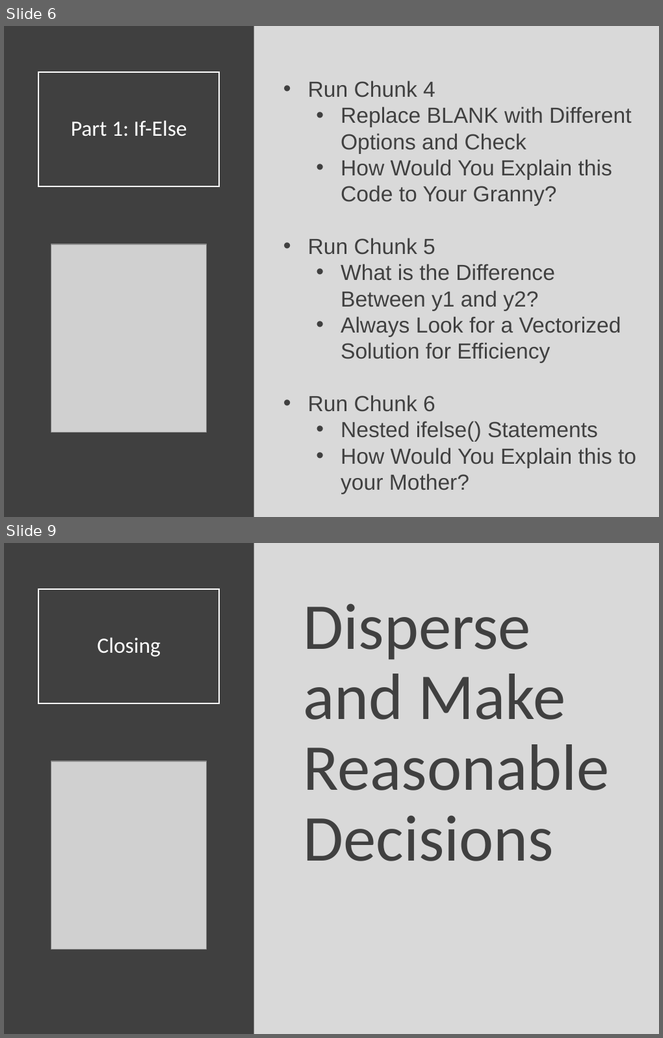
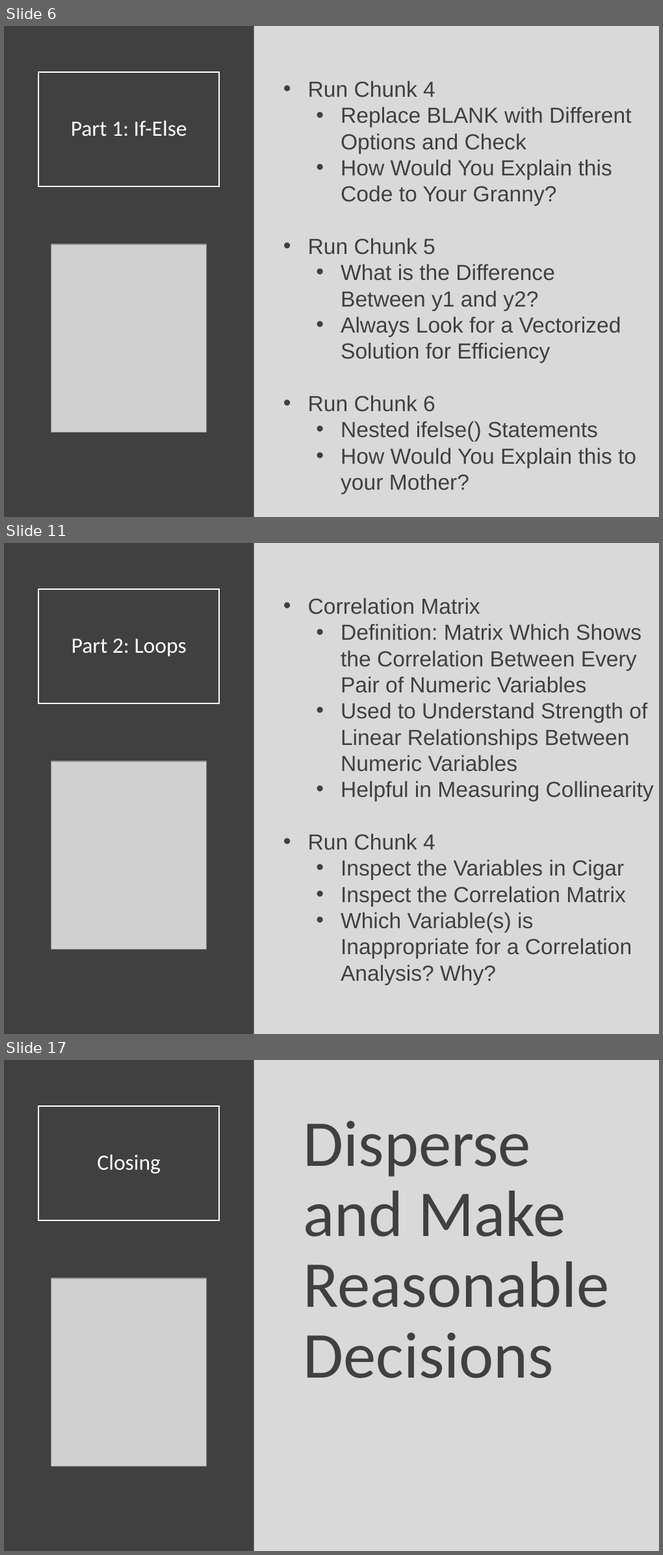
Before and after one commit to Yixf-Self/STOR320_WEBSITE, a slide deck: Lecture/Lecture 18/Lecture 18.pptx. Shown one above the other, each under a label of ours: slides 6 and 9 before the commit, slides 6, 11 and 17 after it; the slides between them are not shown. The pictures are 663x1038 and 663x1555 pixels, drawn with LibreOffice and Linux fonts; fonts in the diff are those of the drawing; grey boxes stand for pictures. Boxes give left, top, right and bottom in pixels: in the first picture for what was removed or moved away, otherwise in the second. Text is boxed around its words. In the diff, an @@ line names an element or a change of style, - is before the commit and + after.

```diff
--- a/Lecture/Lecture 18/Lecture 18.pptx
+++ b/Lecture/Lecture 18/Lecture 18.pptx
@@ slide 11 added at <box>4,543,659,1034</box>, background #D9D9D9 @@
@@ rectangle added at <box>4,543,254,1034</box>, fill #404040 @@
@@ title added at <box>38,589,220,704</box>, outline #FFFFFF 1.5 pt, 24 pt, text #FFFFFF @@
+Part 2: Loops
@@ text added at <box>308,598,654,986</box>, 24 pt, text #404040 @@
+• Correlation Matrix
+  • Definition: Matrix Which Shows the Correlation Between Every Pair of Numeric Variables
+  • Used to Understand Strength of Linear Relationships Between Numeric Variables
+  • Helpful in Measuring Collinearity
+• Run Chunk 4
+  • Inspect the Variables in Cigar
+  • Inspect the Correlation Matrix
+  • Which Variable(s) is Inappropriate for a Correlation Analysis? Why?
@@ picture added at <box>51,761,206,949</box> @@
@@ what was slide 9 is now slide 17 @@
```
Also in this commit, not shown: 3 slides changed, 7 other slides added, 8 other files.
